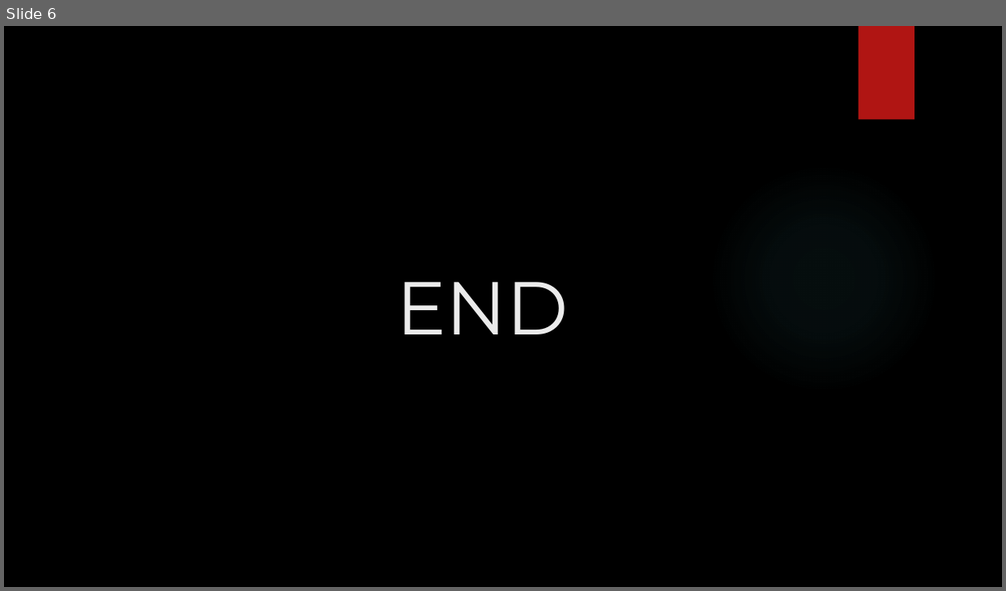
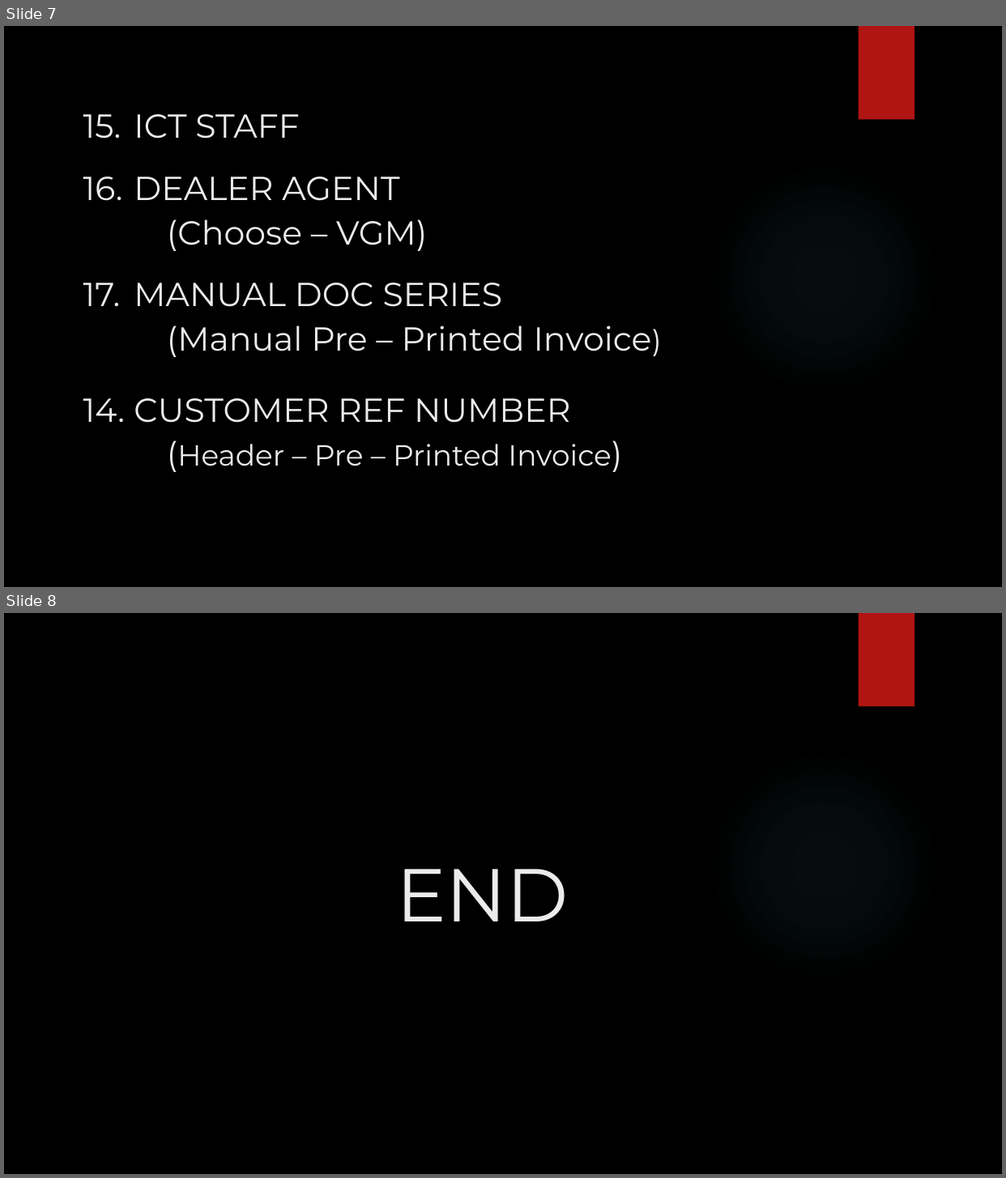
Before and after one commit to itsC0ffee/Goldrich-Repository, a slide deck: UDF FORE SALES ORDER AR INVOICE ORDER TYPE.pptx. Shown one above the other, each under a label of ours: slide 6 before the commit, slides 7 and 8 after it. The pictures are 1006x591 and 1006x1178 pixels, drawn with LibreOffice and Linux fonts; fonts in the diff are those of the drawing; background and template pictures are left out. Boxes give left, top, right and bottom in pixels: in the first picture for what was removed or moved away, otherwise in the second. Text is boxed around its words. In the diff, an @@ line names an element or a change of style, - is before the commit and + after.

```diff
--- a/UDF FORE SALES ORDER AR INVOICE ORDER TYPE.pptx
+++ b/UDF FORE SALES ORDER AR INVOICE ORDER TYPE.pptx
@@ slide 7 added at (4,26,1002,587), background picture (left out); not listed: 2 template elements that a slide beside it also shows @@
@@ text added at (134,114,299,139), 32 pt, text #EBEBEB @@
+15. ICT STAFF
@@ text added at (134,177,399,201), 32 pt, text #EBEBEB @@
+16. DEALER AGENT
@@ text added at (167,220,427,251), 32 pt, text #EBEBEB @@
+(Choose – VGM)
@@ text added at (134,283,503,307), 32 pt, text #EBEBEB @@
+17. MANUAL DOC SERIES
@@ text added at (167,326,652,357), 32 pt, text #EBEBEB @@
+(Manual Pre – Printed Invoice)
@@ text added at (134,399,570,423), 32 pt, text #EBEBEB @@
+14. CUSTOMER REF NUMBER
@@ text added at (177,444,611,466), 28 pt, text #EBEBEB @@
+(Header – Pre – Printed Invoice)
@@ what was slide 6 is now slide 8 @@
```
Also in this commit, not shown: 3 slides changed, 3 other slides added, 2 slides removed, 1 other file.
